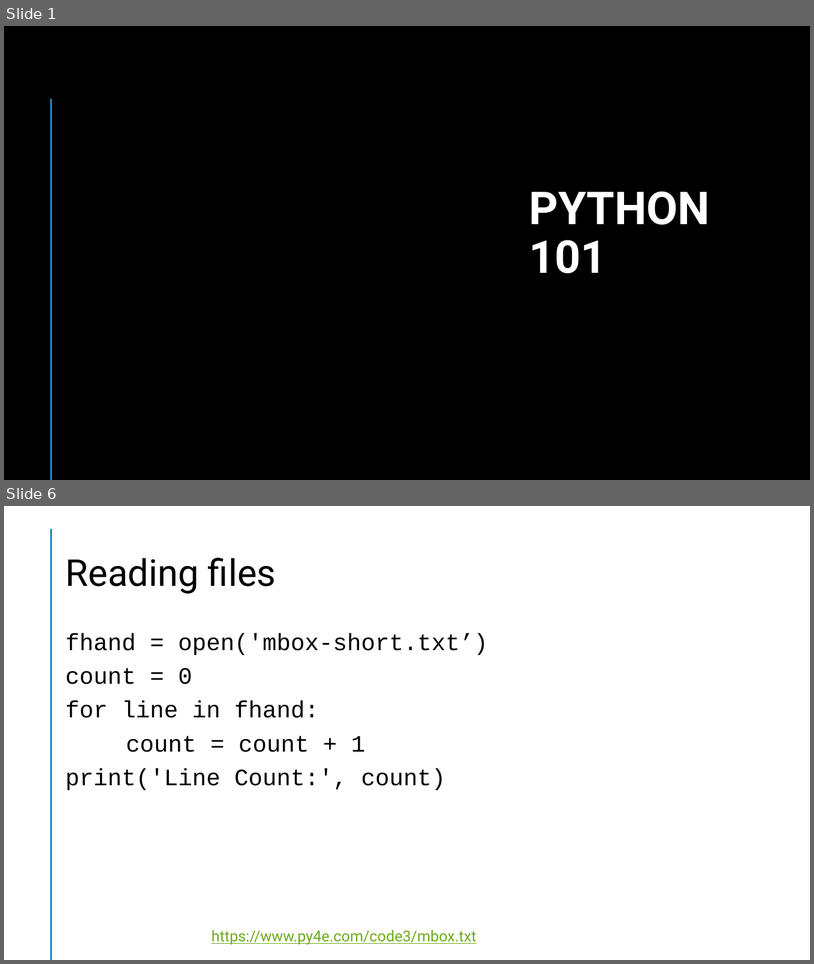
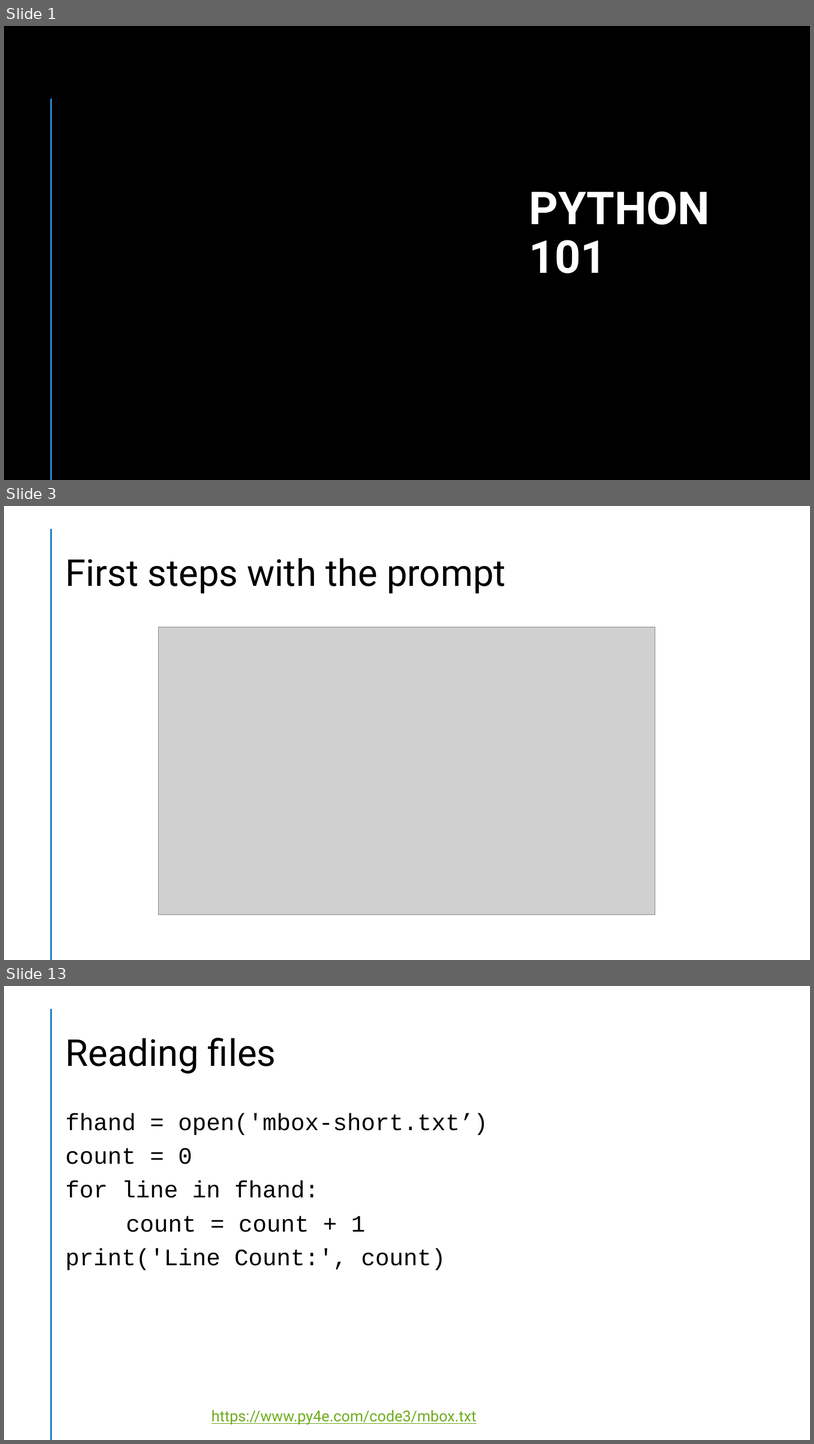
Before and after one commit to slevin48/training, a slide deck: doc/Python 101.pptx. Shown one above the other, each under a label of ours: slides 1 and 6 before the commit, slides 1, 3 and 13 after it; the slides between them are not shown. The pictures are 814x964 and 814x1444 pixels, drawn with LibreOffice and Linux fonts; fonts in the diff are those of the drawing; grey boxes stand for pictures; background and template pictures are left out. Boxes give left, top, right and bottom in pixels: in the first picture for what was removed or moved away, otherwise in the second. Text is boxed around its words. In the diff, an @@ line names an element or a change of style, - is before the commit and + after.

```diff
--- a/doc/Python 101.pptx
+++ b/doc/Python 101.pptx
@@ slide 3 added at [4, 506, 810, 960], background #FFFFFF; not listed: 1 template element that a slide beside it also shows @@
@@ title added at [65, 558, 506, 594], 44 pt, text #000000 @@
+First steps with the prompt
@@ picture added at [159, 627, 656, 915] @@
@@ what was slide 6 is now slide 13 @@
```
Also in this commit, not shown: 5 slides changed, 7 other slides added, 1 other file.
